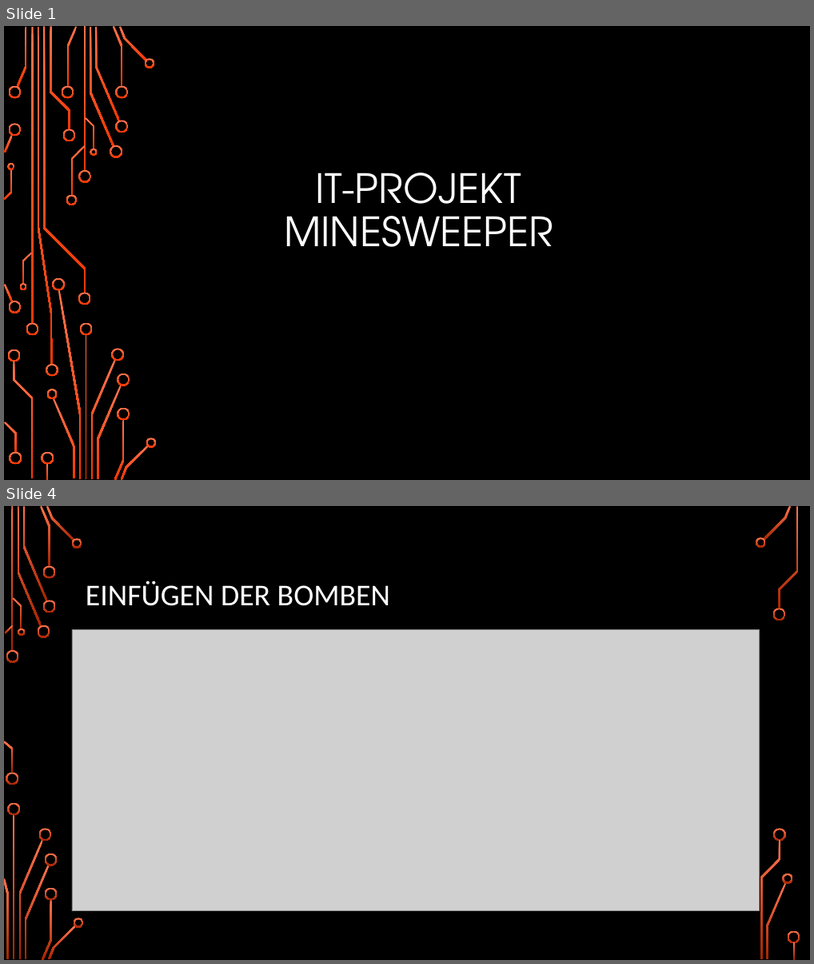
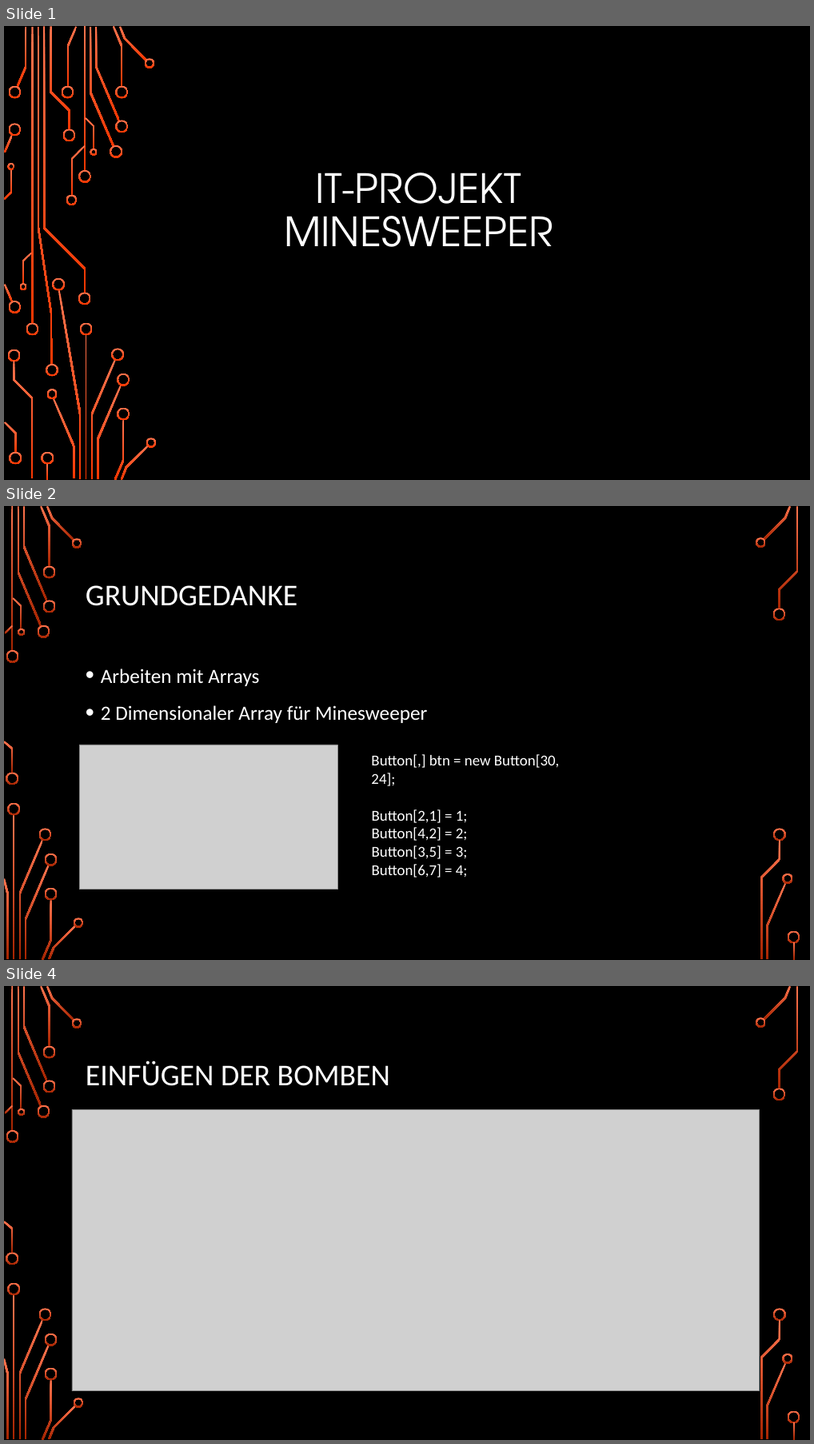
Before and after one commit to Hamschda/Minesweeper-1.0, a slide deck: IT-Kurzprojekt.pptx. Shown one above the other, each under a label of ours: slides 1 and 4 before the commit, slides 1, 2 and 4 after it; the slides between them are not shown. The pictures are 814x964 and 814x1444 pixels, drawn with LibreOffice and Linux fonts; fonts in the diff are those of the drawing; grey boxes stand for pictures; background and template pictures are left out. Boxes give left, top, right and bottom in pixels: in the first picture for what was removed or moved away, otherwise in the second. Text is boxed around its words. In the diff, an @@ line names an element or a change of style, - is before the commit and + after.

```diff
--- a/IT-Kurzprojekt.pptx
+++ b/IT-Kurzprojekt.pptx
@@ slide 2 added at <box>4,506,810,960</box>, background picture (left out); not listed: 36 template elements that a slide beside it also shows @@
@@ title added at <box>86,585,298,606</box>, 36 pt, text #FFFFFF @@
+GRUNDGEDANKE
@@ text added at <box>101,668,427,723</box>, 24 pt, text #FFFFFF @@
+• Arbeiten mit Arrays
+• 2 Dimensionaler Array für Minesweeper
@@ picture added at <box>80,744,338,889</box> @@
@@ text added at <box>371,754,559,786</box>, 18 pt, text #FFFFFF @@
+Button[,] btn = new Button[30, 24];
@@ text added at <box>372,809,468,877</box>, 18 pt, text #FFFFFF @@
+Button[2,1] = 1;
+Button[4,2] = 2;
+Button[3,5] = 3;
+Button[6,7] = 4;
```
Also in this commit, not shown: 3 other slides added, 4 slides removed, 2 other files.
